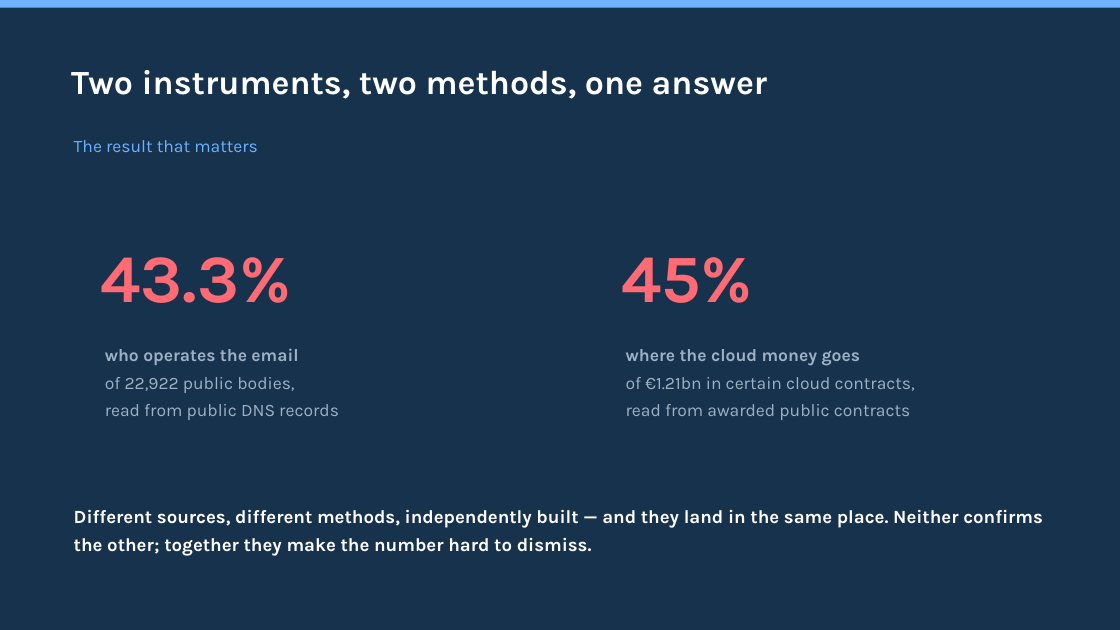
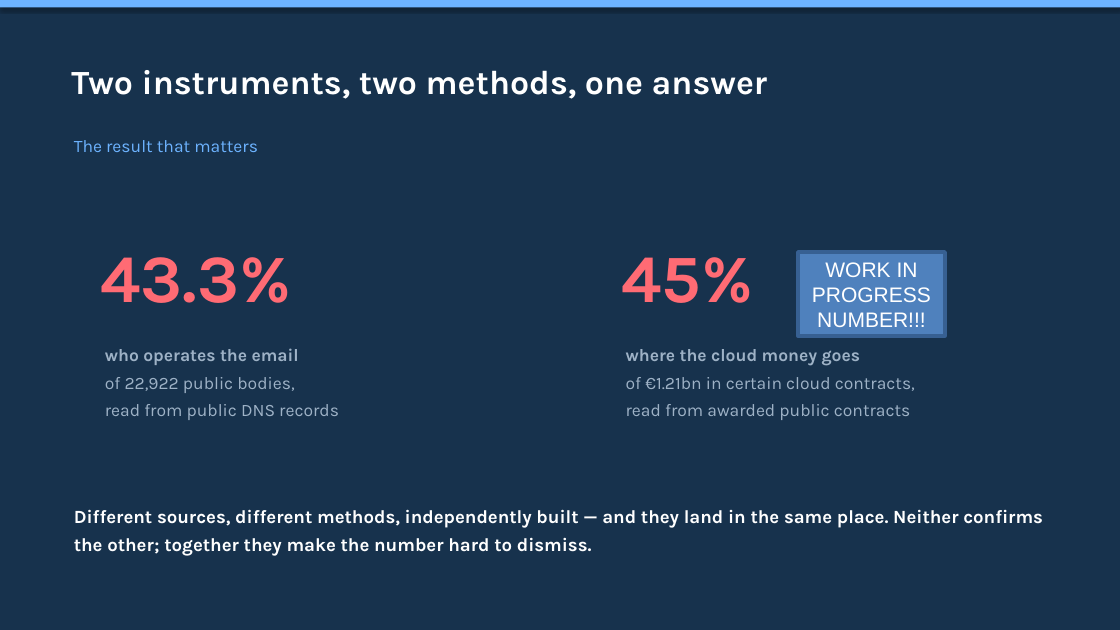
Before and after one commit to mxmap-it/osservatorio-nazionale-sovranita-digitale, a slide deck: slide 18 of static/slide/sfscon-2026-mxmap-italia.pptx (slide 16 before the commit). Drawn at 1120x630 pixels with LibreOffice and Linux fonts; fonts in the diff are those of the drawing. Boxes give left, top, right and bottom in pixels: in the first picture for what was removed or moved away, otherwise in the second. Text is boxed around its words. In the diff, an @@ line names an element or a change of style, - is before the commit and + after.

```diff
--- a/static/slide/sfscon-2026-mxmap-italia.pptx
+++ b/static/slide/sfscon-2026-mxmap-italia.pptx
@@ rectangle at (0,0,1120,8): shadow on @@
@@ rectangle added at (798,252,945,336), fill #4F81BD, outline #376092 3 pt, 18 pt, text #FFFFFF @@
+WORK IN PROGRESS NUMBER!!!
```
Also in this commit, not shown: 38 other slides changed, 3 slides added, 3 slides removed, 4 other files.
